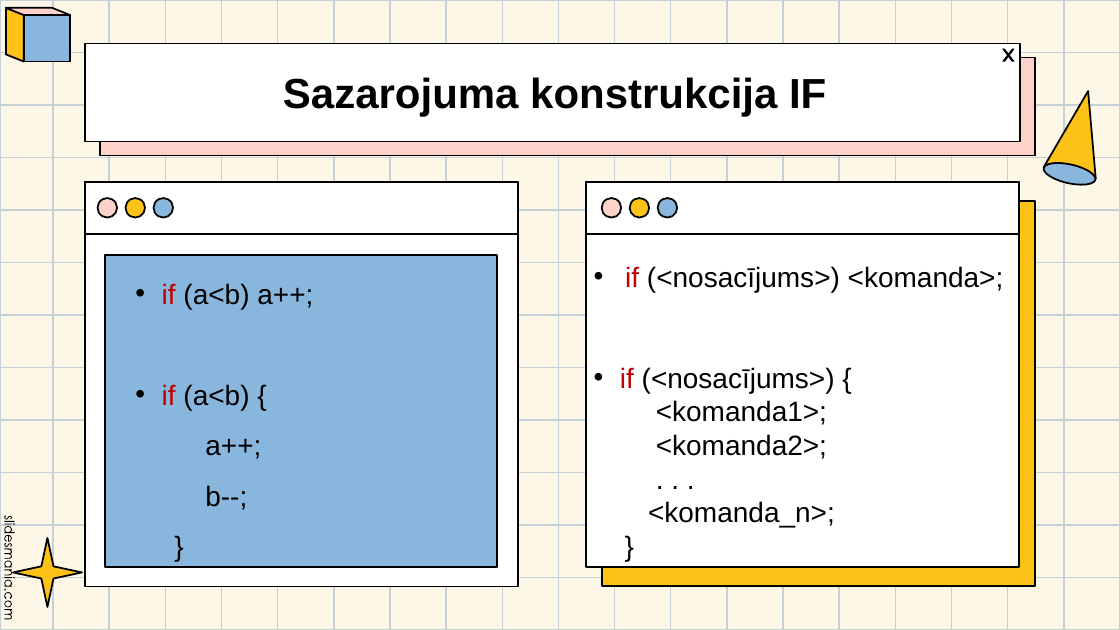
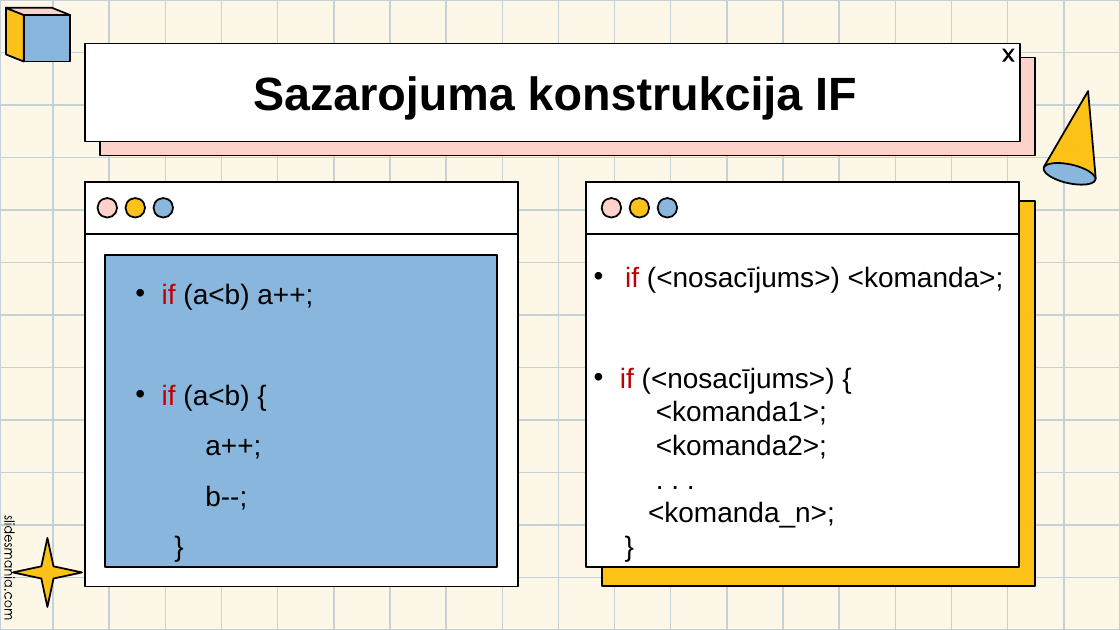
Before and after one commit to ElinaKraine/Sazarojumas-Konstrukcijas, a slide deck: slide 3 of prezentacija un uml/Kraine_Sazarojuma-konstrukcijas.pptx (slide 2 before the commit). Drawn at 1120x630 pixels with LibreOffice and Linux fonts; fonts in the diff are those of the drawing. Boxes give left, top, right and bottom in pixels: in the first picture for what was removed or moved away, otherwise in the second. Text is boxed around its words. In the diff, an @@ line names an element or a change of style, - is before the commit and + after.

```diff
--- a/prezentacija un uml/Kraine_Sazarojuma-konstrukcijas.pptx
+++ b/prezentacija un uml/Kraine_Sazarojuma-konstrukcijas.pptx
@@ text "Sazarojuma konstrukcija IF" at (253,76,856,119): size 36 to 40 pt @@
```
Also in this commit, not shown: 4 other slides changed, 3 slides added, 2 other files.
